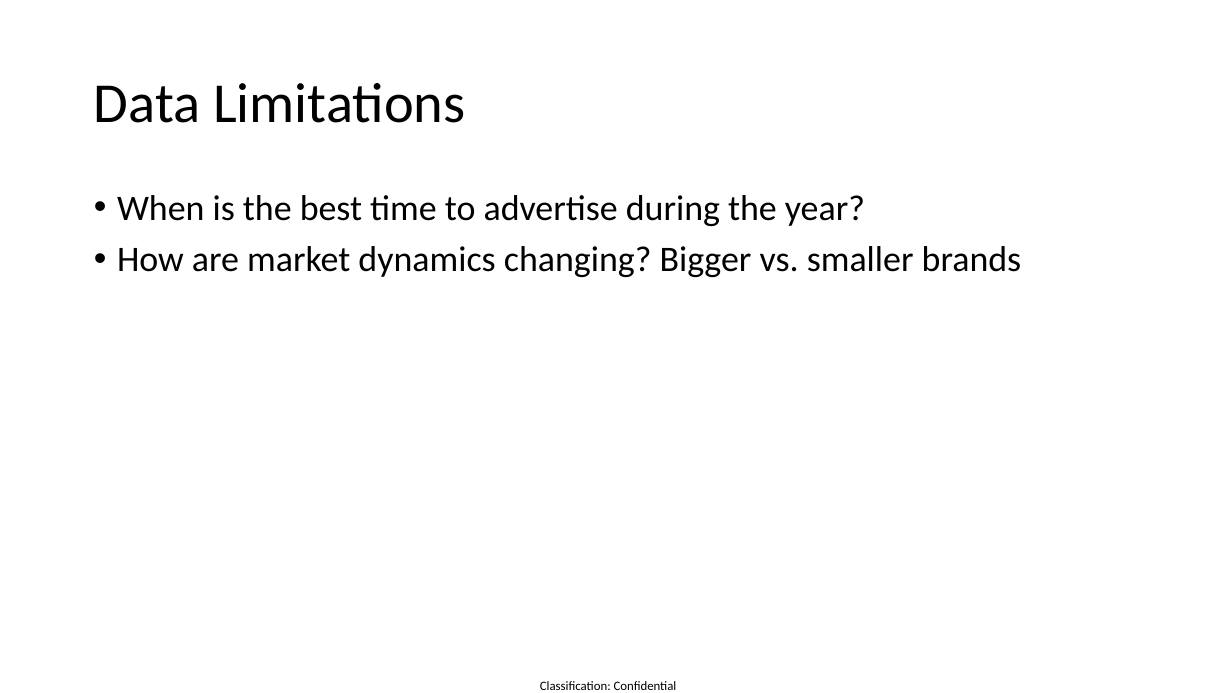
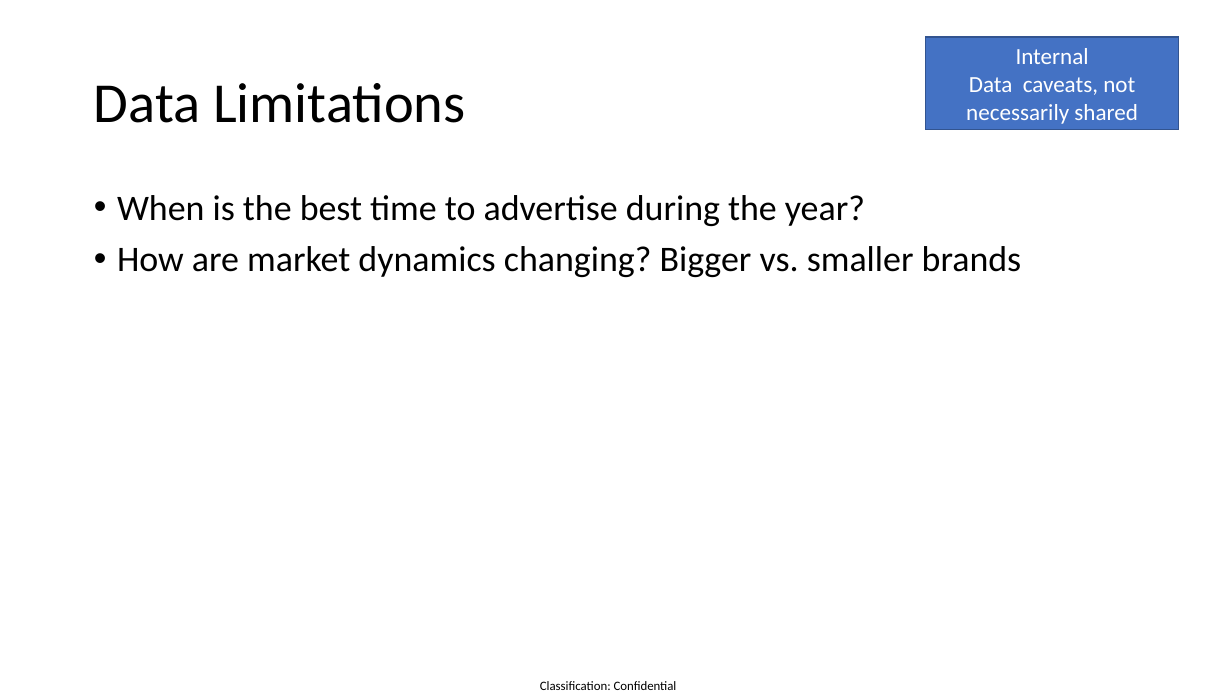
Before and after one commit to twdobson/mattress-trends, a slide deck: slide 4 of bravo_preso.pptx. Drawn at 1232x693 pixels with LibreOffice and Linux fonts; fonts in the diff are those of the drawing. Boxes give left, top, right and bottom in pixels: in the first picture for what was removed or moved away, otherwise in the second. Text is boxed around its words. In the diff, an @@ line names an element or a change of style, - is before the commit and + after.

```diff
--- a/bravo_preso.pptx
+++ b/bravo_preso.pptx
@@ rectangle added at bbox=[926, 37, 1179, 129], fill #4472C4, outline #325491 1 pt, 18 pt, text #FFFFFF @@
+Internal
+Data caveats, not necessarily shared
```
Also in this commit, not shown: 4 other slides changed, 5 slides added, 1 other file.
